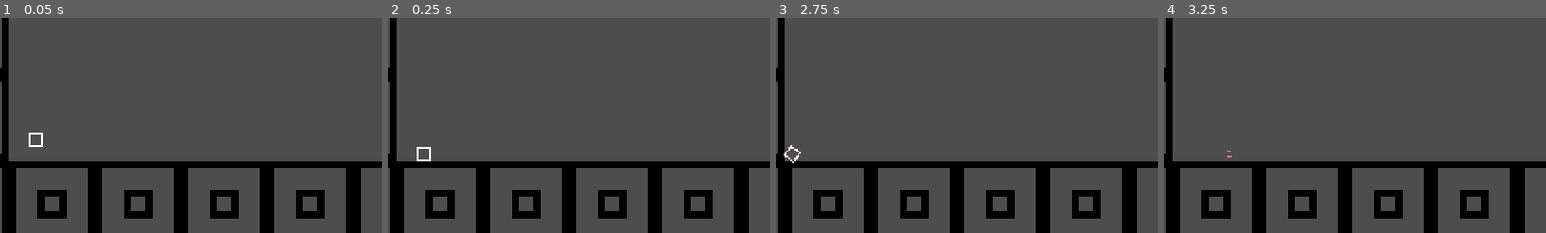
Above: before the commit, frames 1-4 (left to right).
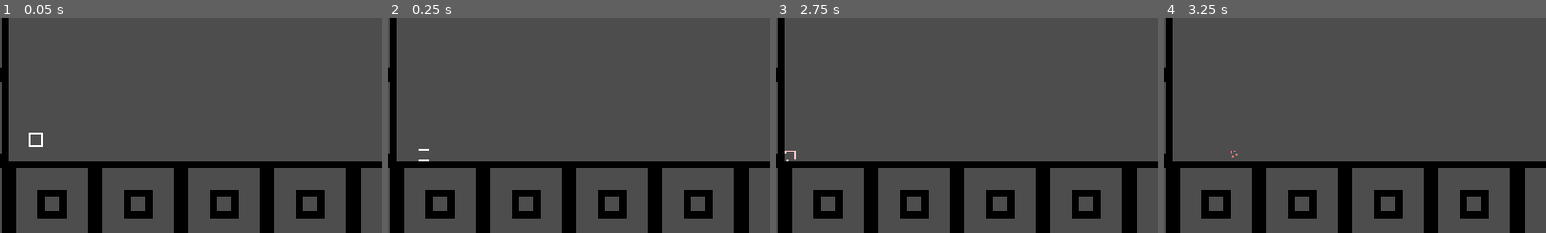
Above: after the commit, the same moments.

Repository: Enoxboo/Tiny-Giant
Game: Godot game, scene res://Levels/test_scene.tscn
Two runs of this game, one before a commit and one after it. Both use one fixed random seed, a clock stepped at 60 frames per second and the inputs below. The engine's default icon, where the game draws it, is replaced by a stand-in: a white triangle on a blue panel in a dark square.
Inputs:
- Up to frame 1 (0.05 s): no input
- Up to frame 2 (0.25 s): no input
- Up to frame 3 (2.75 s): hold D (move_right) 0.53-2.03 s; tap Space (jump) at 0.77, 1.52 s; hold A (move_left) from 2.03 s (still down)
- Up to frame 4 (3.25 s): release A (move_left) at 2.78 s; hold D (move_right) from 2.78 s (still down); tap Space (jump) at 3.02 s
The pictures show only the part of the screen within x 4-54%, y 50-100%; the shares and areas given below are measured in that part.

Frame 1 is identical in both runs. In frame 2, 0.1% of the frame differs, in the area x 7-12%, y 60-67%; in frame 3, 0.1%, in the area x 2-7%, y 59-68%; in frame 4, less than 0.1%.

Commit message:
feat(scale): enhance scaling ability

Diff:
--- /dev/null
+++ b/Levels/test_scene.gd
@@ -0,0 +1,6 @@
+extends Node2D
+
+@onready var audio_stream_player: AudioStreamPlayer2D = $AudioStreamPlayer
+
+func _ready():
+	AudioManager.audio_player = audio_stream_player
--- a/Levels/test_scene.tscn
+++ b/Levels/test_scene.tscn
@@ -1,6 +1,7 @@
 [gd_scene format=4 uid="uid://cdymjsgwuykw2"]
 
 [ext_resource type="Texture2D" uid="uid://ijukku54ninc" path="res://Levels/Assets/test-tiles.png" id="1_abhxl"]
+[ext_resource type="Script" uid="uid://buchnfxi0j11e" path="res://Levels/test_scene.gd" id="1_u6qdh"]
 [ext_resource type="PackedScene" uid="uid://btj743n51278u" path="res://Player/player.tscn" id="2_g54tn"]
 [ext_resource type="PackedScene" uid="uid://bpam6x8fxgbcv" path="res://Enemies/patroler.tscn" id="3_dc6q1"]
 [ext_resource type="Resource" uid="uid://bryomk3u7n7oi" path="res://Enemies/patroler_data.tres" id="4_q5m1e"]
@@ -34,8 +35,11 @@
 sources/0 = SubResource("TileSetAtlasSource_g54tn")
 
 [node name="TestScene" type="Node2D" unique_id=335938183]
+script = ExtResource("1_u6qdh")
 
 [node name="Camera2D" type="Camera2D" parent="." unique_id=1706429151]
+
+[node name="AudioStreamPlayer" type="AudioStreamPlayer2D" parent="." unique_id=1544370949]
 
 [node name="TileMapLayer" type="TileMapLayer" parent="." unique_id=1921337312]
 tile_map_data = PackedByteArray("AADx/wUAAAAAAAAAAADx/wYAAAAAAAEAAADx/wcAAAAAAAIAAADy/wUAAAABAAAAAADy/wYAAAABAAEAAADy/w …(2464 unchanged characters)…
--- a/Player/player.gd
+++ b/Player/player.gd
@@ -1,10 +1,13 @@
 extends CharacterBody2D
 class_name Player
 
-signal scale_changed(new_scale_modifier: float)
+signal scale_changed(step: float)
+
+const SCALE_STEP: float = 0.25
+const MAX_SCALE: float = 2.0
+const MIN_SCALE: float = 0.25
 
 @onready var sprite: Sprite2D = $Sprite
-@onready var collision: CollisionShape2D = $Collision
 @onready var spawn_point: Node2D = get_tree().get_first_node_in_group("SpawnPoint")
 
 @export var data: PlayerData
@@ -21,18 +24,16 @@
 	if is_dead:
 		return
 
-	if event.is_action_pressed("scale_up") and scale_modifier < 2.0:
-		scale_modifier += 0.25
-		scale_changed.emit(scale_modifier)
-	elif event.is_action_pressed("scale_down") and scale_modifier > 0.25:
-		scale_modifier -= 0.25
-		scale_changed.emit(scale_modifier)
+	if event.is_action_pressed("scale_up") and scale_modifier < MAX_SCALE:
+		scale_changed.emit(SCALE_STEP)
+	elif event.is_action_pressed("scale_down") and scale_modifier > MIN_SCALE:
+		scale_changed.emit(-SCALE_STEP)
 
 
 func spawn() -> void:
 	is_dead = false
 	scale_modifier = 1.0
-	scale_changed.emit(scale_modifier)
+	scale_changed.emit(0)
 
 	var tween = create_tween()
 	tween.set_parallel()
@@ -43,6 +44,5 @@
 	global_position = spawn_point.global_position
 
 
-
-func _on_scale_changed(new_scale_modifier: float) -> void:
-	self.scale = Vector2(new_scale_modifier, new_scale_modifier)
+func _on_scale_changed(step: float) -> void:
+	ScalingUtils.change_scale(step, self)
--- /dev/null
+++ b/Utils/Autoload/audio_manager.gd
@@ -0,0 +1,11 @@
+extends Node
+
+var audio_player: AudioStreamPlayer2D
+
+const SCALE_DOWN = preload("uid://c37ri3rnbw26e")
+const SCALE_UP = preload("uid://cgms2tqrlc5qp")
+
+func play_scale_sound(scale_up: bool):
+	if audio_player:
+		audio_player.stream = SCALE_UP if scale_up else SCALE_DOWN
+		audio_player.play()
--- /dev/null
+++ b/Utils/Scaling/scaling_util.gd
@@ -0,0 +1,17 @@
+extends Node
+class_name ScalingUtils
+
+
+static func change_scale(step: float, parent: CharacterBody2D) -> void:
+	parent.scale_modifier += step
+
+	var tween = parent.create_tween()
+	tween.set_trans(Tween.TRANS_SPRING)
+	tween.set_ease(Tween.EASE_OUT if step > 0.0 else Tween.EASE_IN)
+
+	AudioManager.play_scale_sound(step > 0.0)
+
+	var squash = Vector2(parent.scale_modifier * 1.2, parent.scale_modifier * 1.2) if step > 0.0 else Vector2(parent.scale_modifier * 0.8, parent.scale_modifier * 0.8)
+
+	tween.tween_property(parent, "scale", squash, 0.1)
+	tween.tween_property(parent, "scale", Vector2(parent.scale_modifier, parent.scale_modifier), 0.2)
--- a/project.godot
+++ b/project.godot
@@ -14,6 +14,10 @@
 run/main_scene="res://Levels/test_scene.tscn"
 config/features=PackedStringArray("4.6", "Forward Plus")
 config/icon="res://icon.svg"
+
+[autoload]
+
+AudioManager="*uid://ceft1k7iqy1nm"
 
 [display]
 
Not shown, added: Levels/test_scene.gd.uid
Not shown, added: Utils/Autoload/audio_manager.gd.uid
Not shown, added: Utils/Scaling/Assets/scale_down.wav.import
Not shown, added: Utils/Scaling/Assets/scale_up.wav.import
Not shown, added: Utils/Scaling/scaling_util.gd.uid
Not shown, added: Utils/Scaling/Assets/scale_down.wav
Not shown, added: Utils/Scaling/Assets/scale_up.wav
